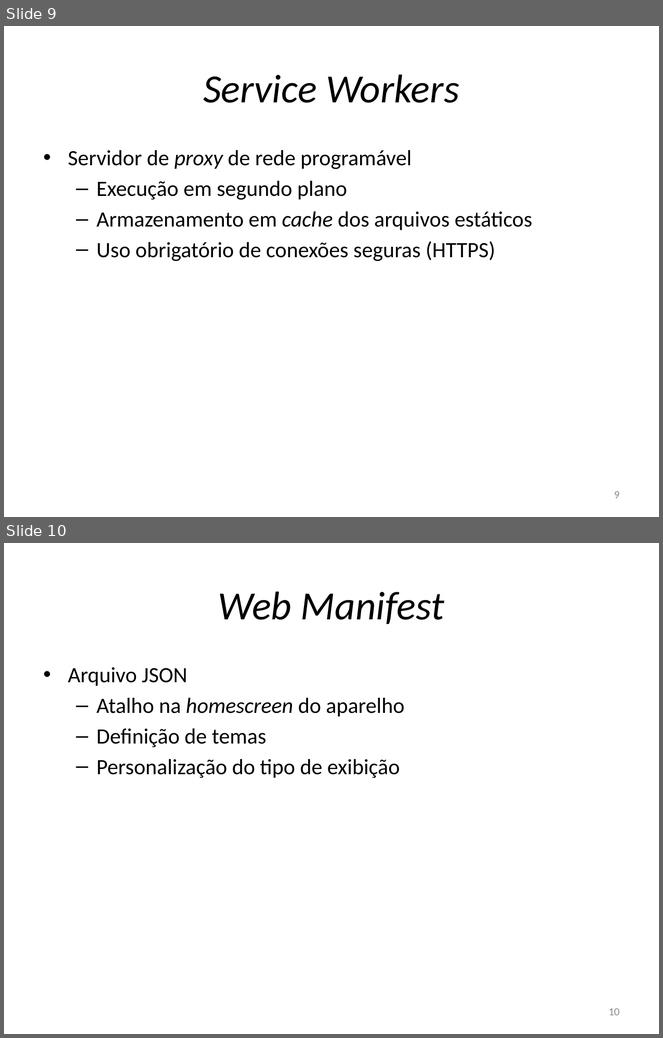
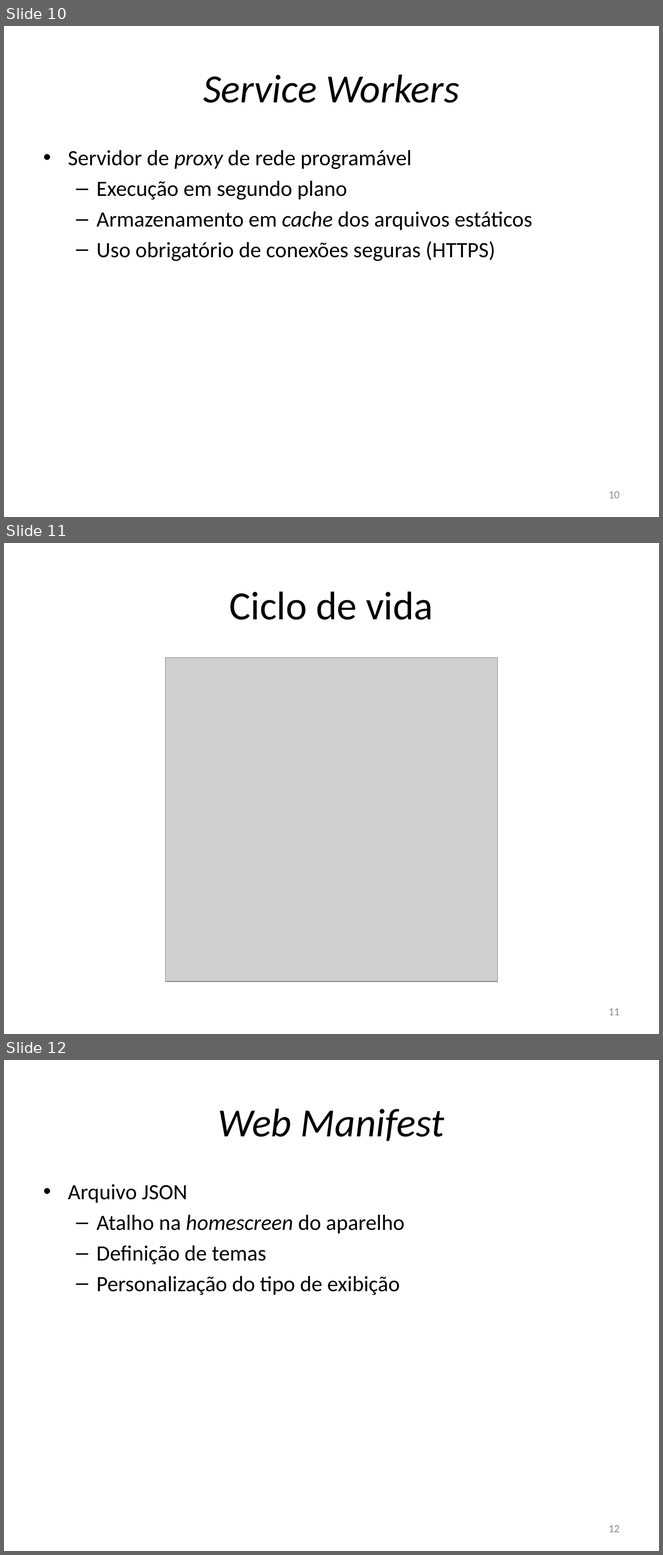
Before and after one commit to rfc410/tcc, a slide deck: apresentacao.pptx. Shown one above the other, each under a label of ours: slides 9 and 10 before the commit, slides 10, 11 and 12 after it. The pictures are 663x1038 and 663x1555 pixels, drawn with LibreOffice and Linux fonts; fonts in the diff are those of the drawing; grey boxes stand for pictures. Boxes give left, top, right and bottom in pixels: in the first picture for what was removed or moved away, otherwise in the second. Text is boxed around its words. In the diff, an @@ line names an element or a change of style, - is before the commit and + after.

```diff
--- a/apresentacao.pptx
+++ b/apresentacao.pptx
@@ slide 11 added at <box>4,543,659,1034</box>, background #FFFFFF @@
@@ title added at <box>229,591,434,620</box>, 44 pt, text #000000 @@
+Ciclo de vida
@@ picture added at <box>165,657,497,982</box> @@
@@ page number added at <box>609,1008,620,1016</box>, 12 pt, text #8C8C8C @@
+11
@@ what was slide 9 is now slide 10 @@
@@ page number at <box>609,491,620,499</box>: text changed @@
-9
+10
@@ what was slide 10 is now slide 12 @@
@@ page number at <box>609,1525,620,1533</box>: text changed @@
-10
+12
```
Also in this commit, not shown: 5 other slides added, 1 other file.
